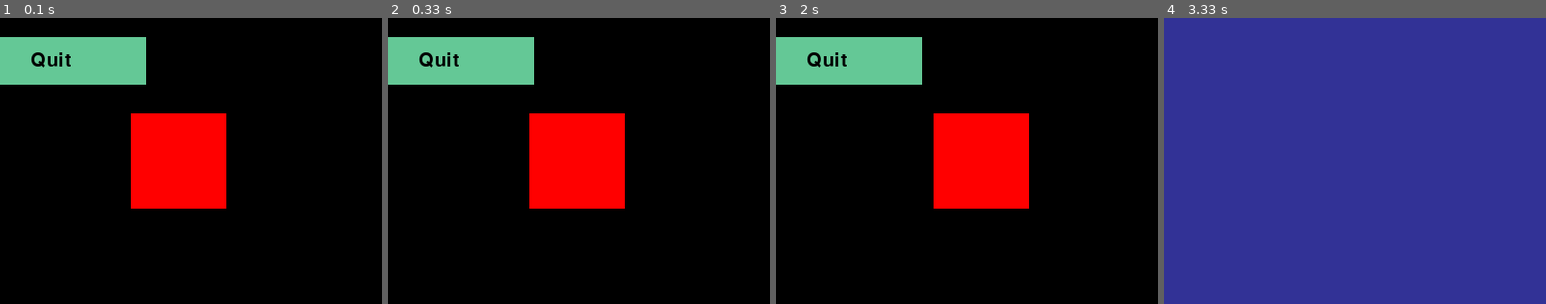
Above: before the commit, frames 1-4 (left to right).
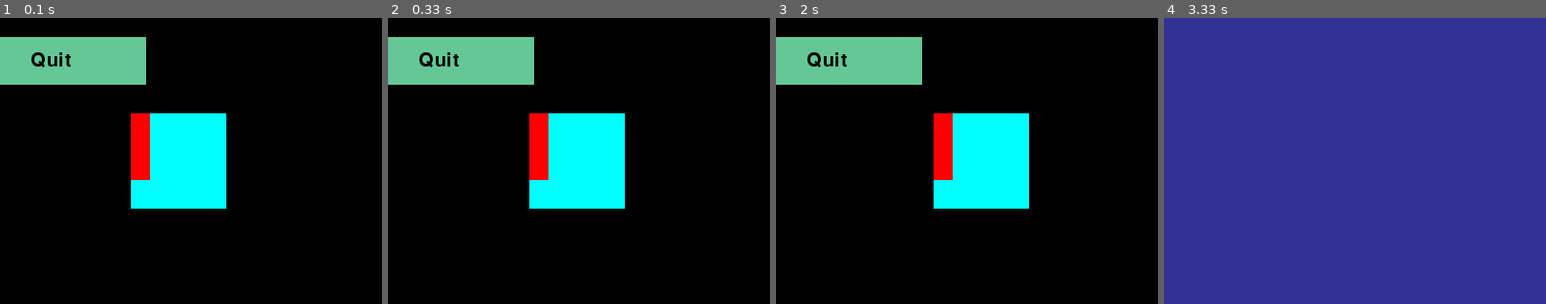
Above: after the commit, the same moments.

Repository: VincentPauley/pygame-hot-rope
Game: pygame game, started from src/main.py
The game is run twice, just before and just after one commit, with the same random seed, the same clock (stepped at 60 frames per second) and the same inputs.
Inputs (mouse positions are % of the whole screen's width and height, from its top left):
- Up to frame 1 (0.1 s): no input
- Up to frame 2 (0.33 s): no input
- Up to frame 3 (2 s): click "Start Game" at 0.38 s; click (24, 13) at 1.72 s
- Up to frame 4 (3.33 s): click "Start Game" at 2.05 s
The pictures show only the part of the screen within x 8-58%, y 17-67%; the shares and areas given below are measured in that part.

The runs differ from the first frame. In frame 1, 7.2% of the frame differs, in the area x 34-60%, y 33-67%; in frame 2, 7.2%; in frame 3, 7.2%; in frame 4, nothing differs.

Commit message:
feat: add entity class

Diff:
--- a/src/classes/button.py
+++ b/src/classes/button.py
@@ -1,4 +1,6 @@
 import pygame
+
+from .entity import Entity
 
 pygame.font.init()
 font = pygame.font.Font(
@@ -6,12 +8,13 @@
 )  # move this into class to control font size per button
 
 
-class Button:
+class Button(Entity):
     width = 200
     height = 50
     color = (100, 200, 150)
 
     def __init__(self, text, onclick, coords=(0, 0)):
+        super().__init__("button", "ui", "buttons")
         self.x = coords[0]
         self.y = coords[1]
         self.rect = pygame.Rect(self.x, self.y, self.width, self.height)
--- /dev/null
+++ b/src/classes/entity.py
@@ -0,0 +1,5 @@
+class Entity:
+    def __init__(self, id: str, entity_type: str, group_name: str):
+        self.id = id
+        self.entity_type = entity_type
+        self.group_name = group_name
--- a/src/classes/rectangle.py
+++ b/src/classes/rectangle.py
@@ -1,14 +1,16 @@
 import pygame
 
+from .entity import Entity
 
-class Rectangle:
-    def __init__(self, width, height):
+
+class Rectangle(Entity):
+    def __init__(self, width, height, color=(255, 0, 0)):
+        super().__init__("rectangle", "shape", "rectangles")
         self.width = width
         self.height = height
         self.x = 200
         self.y = 200
+        self.color = color
 
     def draw(self, surface):
-        pygame.draw.rect(
-            surface, (255, 0, 0), (self.x, self.y, self.width, self.height)
-        )
+        pygame.draw.rect(surface, self.color, (self.x, self.y, self.width, self.height))
--- a/src/main.py
+++ b/src/main.py
@@ -60,11 +60,6 @@
 # rendered by the same loop - start with the button
 
 scene_manager = SceneManager()
-# NOTE:
-# could be that the content of a scene is just a function that gets called every
-# iteration and receives delta?
-
-# give scene a process function that gets called with each loop iteration
 
 
 class MainMenu:
@@ -75,13 +70,21 @@
             Button("Start Game", lambda: scene_manager.change_scene("game"), (20, 50))
         )
         self.entities.append(Button("Quit", handle_quit, (20, 120)))
-        self.entities.append(Rectangle(100, 100))
+        self.entities.append(Rectangle(100, 100, (0, 255, 255)))
+        self.entities.append(Rectangle(20, 70))
 
     # called on every loop iteration
     def process(self, delta_time):
         # hard-coding effect for now
         speed = 50
-        self.entities[2].x += delta_time * speed
+
+        # move rectangles around
+        rectangles = [
+            entity for entity in self.entities if entity.group_name == "rectangles"
+        ]
+
+        for rectangle in rectangles:
+            rectangle.x += delta_time * speed
 
 
 main_menu_instance = MainMenu()
